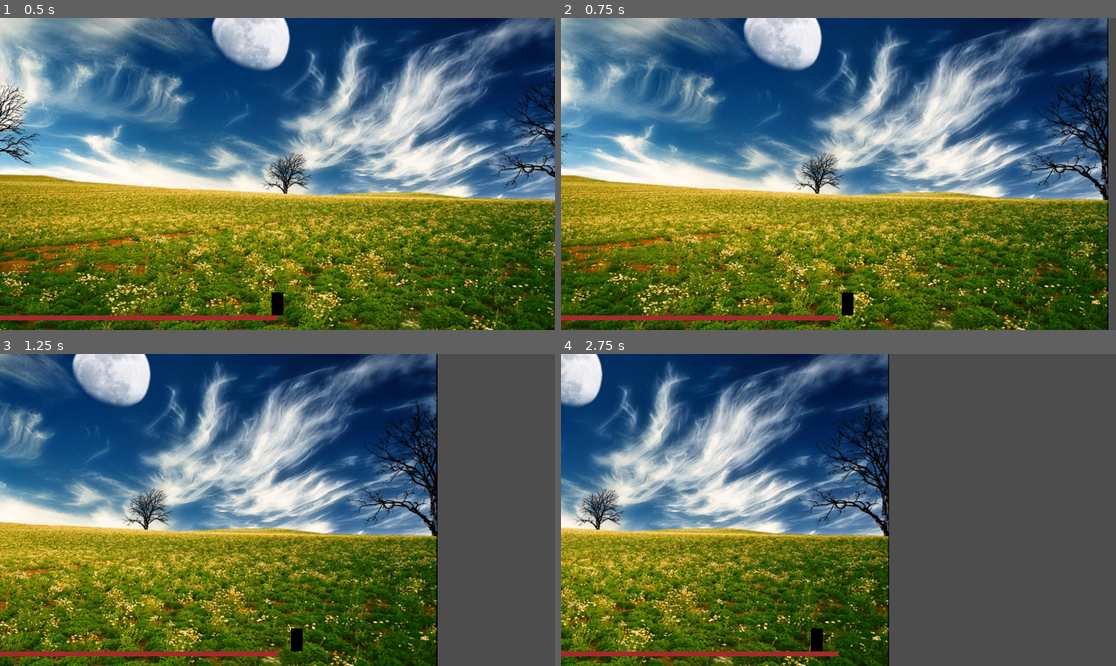
Above: before the commit, frames 1-4 (two rows, left to right).
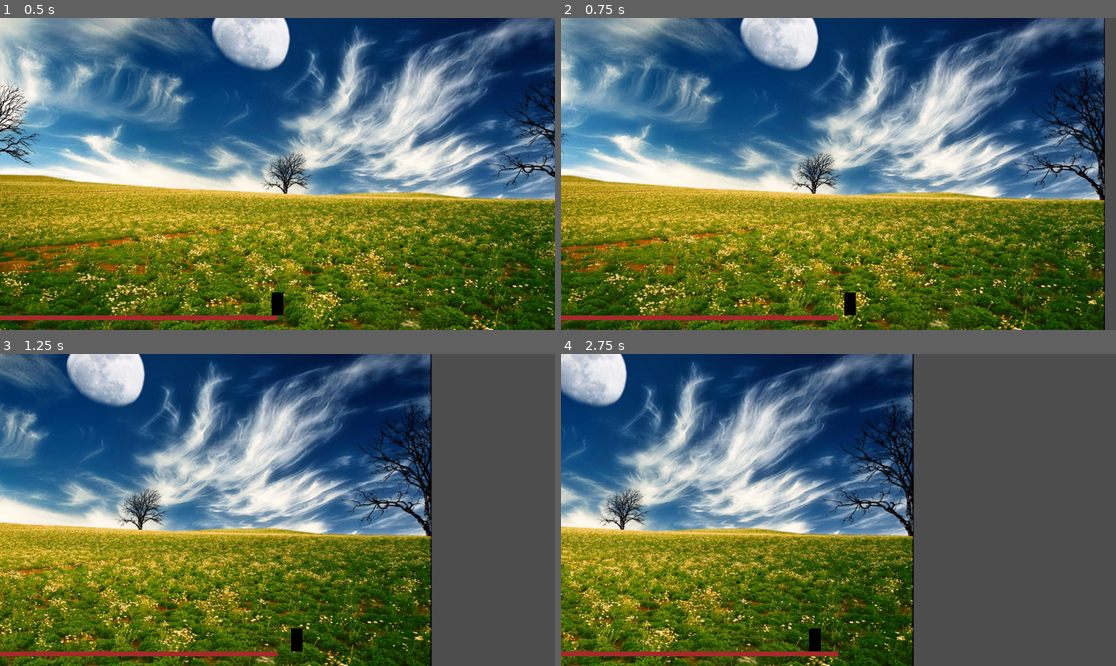
Above: after the commit, the same moments.

Repository: Darr3n2GG/2D-Platformer-Player-Template-WIP
Game: Godot game, scene res://src/scenes/test.tscn
The game is run twice, just before and just after one commit, with the same random seed, the same clock (stepped at 60 frames per second) and the same inputs. The project has no main scene, so this scene is started directly.
Inputs:
- Up to frame 1 (0.5 s): no input
- Up to frame 2 (0.75 s): tap Enter at 0.5 s; hold D (move_right) from 0.53 s (still down)
- Up to frame 3 (1.25 s): keep holding D (move_right)
- Up to frame 4 (2.75 s): release D (move_right) at 2.03 s; hold A (move_left) from 2.03 s (still down)

Frame 1 is identical in both runs. In frame 2, 31% of the frame differs, in the area x 0-99%, y 0-100%; in frame 3, 33%; in frame 4, 41%, in the area x 0-64%, y 0-100%.

Commit message:
added PlayerMovement component

Diff:
--- a/src/game_objects/Player/player.gd
+++ b/src/game_objects/Player/player.gd
@@ -1,77 +1,13 @@
 class_name Player extends CharacterBody2D
 
 
-@export var accel_time: float = 0.0
 @export var max_speed: float = 500.0
-@export var accel_type: accel_types = accel_types.ZERO
 
-enum accel_types { ZERO, CONSTANT, INCREASING, DECREASING }
-
-var acceleration: float
-var time_passed: int
-var offset: float
-var current_direction: float
 var gravity = ProjectSettings.get_setting("physics/2d/default_gravity")
-
-@onready var ticks = accel_time * 60
 
 
 func _physics_process(delta: float) -> void:
-	update_acceleration(delta)
-	move()
-
-	if acceleration != 0.0:
-		print("acceleration: " + str(acceleration))
-		print("offset: " + str(offset))
-		print("time_passed: " + str(time_passed))
-		print("velocity: " + str(velocity.x))
-		print("current_direction: " + str(current_direction))
-		print("\n")
-
 	if not is_on_floor():
 		velocity.y += gravity * delta
 
 	move_and_slide()
-
-func move() -> void:
-	if accel_type == accel_types.ZERO or accel_type == accel_types.CONSTANT:
-		velocity.x = move_toward(velocity.x, max_speed * get_direction(), acceleration)
-	elif accel_type == accel_types.INCREASING or accel_type == accel_types.DECREASING:
-		velocity.x = move_toward(velocity.x, max_speed * get_direction(), acceleration + offset)
-
-
-func update_acceleration(_delta: float) -> void:
-	if accel_type == accel_types.DECREASING or accel_type == accel_types.INCREASING:
-		if current_direction == 0.0:
-			current_direction = get_direction()
-
-		if time_passed < ticks and get_direction():
-			time_passed += 1
-		elif time_passed > 0 and not get_direction():
-			time_passed -= 1
-
-		time_passed = clamp(time_passed, 0, ticks)
-
-	if accel_type == accel_types.ZERO and accel_time == 0.0:
-		acceleration = max_speed
-	elif accel_type == accel_types.CONSTANT and accel_time > 0.0:
-		acceleration = max_speed / accel_time * _delta
-	elif accel_type == accel_types.INCREASING:
-		acceleration = 2 * max_speed / (ticks * ticks) * time_passed
-		if get_direction():
-			offset = -1 * max_speed / (ticks * ticks)
-		else:
-			offset = max_speed / (ticks * ticks)
-	elif accel_type == accel_types.DECREASING:
-		acceleration = (2 * max_speed / ticks) - (2 * max_speed / (ticks * ticks)) * time_passed
-		if get_direction():
-			offset = max_speed / (ticks * ticks)
-		else:
-			offset = -1 * max_speed / (ticks * ticks)
-
-	if not get_direction() and velocity.x == 0.0:
-		acceleration = 0.0
-
-
-func get_direction() -> float:
-	return Input.get_axis("move_left", "move_right")
--- /dev/null
+++ b/src/game_objects/Player/player_movement.gd
@@ -0,0 +1,25 @@
+## NOTE: All exportable variables should be created and exported in your player node.
+class_name PlayerMovement extends Node
+
+# Exportable variables
+var max_speed: float
+
+var velocity_x: float
+
+var player: CharacterBody2D
+var lr_input := LRInput.new("move_left", "move_right")
+
+
+func _ready() -> void:
+	await get_parent().ready
+	player = get_parent()
+
+	max_speed = player.max_speed
+
+func _physics_process(delta: float) -> void:
+	handle_input(delta)
+	player.velocity.x = velocity_x
+
+func handle_input(_delta: float) -> void:
+	var acceleration := max_speed
+	velocity_x = move_toward(velocity_x, max_speed * lr_input.get_direction(), acceleration)
--- a/src/scenes/test.tscn
+++ b/src/scenes/test.tscn
@@ -1,10 +1,11 @@
-[gd_scene load_steps=7 format=3 uid="uid://dxwptiva8bnis"]
+[gd_scene load_steps=8 format=3 uid="uid://dxwptiva8bnis"]
 
 [ext_resource type="PackedScene" uid="uid://by7th7037lc0x" path="res://src/game_objects/LineGround/line_ground.tscn" id="1_errlg"]
 [ext_resource type="Texture2D" uid="uid://bqmyxh14lp58h" path="res://src/assets/Free-nice-background-HD-1184461877.jpg" id="1_m5uds"]
 [ext_resource type="Script" uid="uid://cyntlb36gsg4x" path="res://src/game_objects/Player/player.gd" id="2_1wpl3"]
 [ext_resource type="Script" uid="uid://cxjtqg6r2chpq" path="res://src/game_objects/RectanglePolygon2D/rectangle_polygon_2d.gd" id="2_ys0to"]
-[ext_resource type="Script" uid="uid://ca0hxgmh7ae0q" path="res://src/scripts/player_camera.gd" id="5_egtcd"]
+[ext_resource type="Script" uid="uid://ca0hxgmh7ae0q" path="res://src/game_objects/player_camera.gd" id="5_egtcd"]
+[ext_resource type="Script" uid="uid://dypreb14osi0q" path="res://src/game_objects/Player/player_movement.gd" id="5_n5vox"]
 
 [sub_resource type="CapsuleShape2D" id="CapsuleShape2D_m5uds"]
 radius = 8.0
@@ -23,8 +24,6 @@
 position = Vector2(0, -34)
 scale = Vector2(1.5, 1.5)
 script = ExtResource("2_1wpl3")
-accel_time = 0.1
-accel_type = 1
 
 [node name="RectanglePolygon2D" type="Polygon2D" parent="Player"]
 color = Color(0, 0, 0, 1)
@@ -36,6 +35,10 @@
 [node name="CollisionShape2D" type="CollisionShape2D" parent="Player"]
 shape = SubResource("CapsuleShape2D_m5uds")
 
+[node name="PlayerMovement" type="Node" parent="Player"]
+script = ExtResource("5_n5vox")
+metadata/_custom_type_script = "uid://dypreb14osi0q"
+
 [node name="PlayerCamera" type="Camera2D" parent="." node_paths=PackedStringArray("player_node")]
 offset = Vector2(0, -20)
 limit_bottom = 50
--- /dev/null
+++ b/src/systems/LRInput.gd
@@ -0,0 +1,18 @@
+class_name LRInput extends RefCounted
+
+var left: String
+var right: String
+
+
+func _init(left_input: String, right_input: String) -> void:
+	left = left_input
+	right = right_input
+
+func get_direction() -> float:
+	return Input.get_axis(left, right)
+
+func just_pressed() -> bool:
+	return Input.is_action_just_pressed(left) or Input.is_action_just_pressed(right)
+
+func just_released() -> bool:
+	return Input.is_action_just_released(left) or Input.is_action_just_released(right)
Not shown, added: src/game_objects/Player/player_movement.gd.uid
Renamed: src/scripts/player_camera.gd -> src/game_objects/player_camera.gd
Renamed: src/scripts/player_camera.gd.uid -> src/game_objects/player_camera.gd.uid
Not shown, added: src/systems/LRInput.gd.uid
Renamed: src/scripts/PolygonFactory.gd -> src/systems/PolygonFactory.gd
Renamed: src/scripts/PolygonFactory.gd.uid -> src/systems/PolygonFactory.gd.uid
Renamed: src/scripts/RectanglePolygonFactory.gd -> src/systems/RectanglePolygonFactory.gd
Renamed: src/scripts/RectanglePolygonFactory.gd.uid -> src/systems/RectanglePolygonFactory.gd.uid
